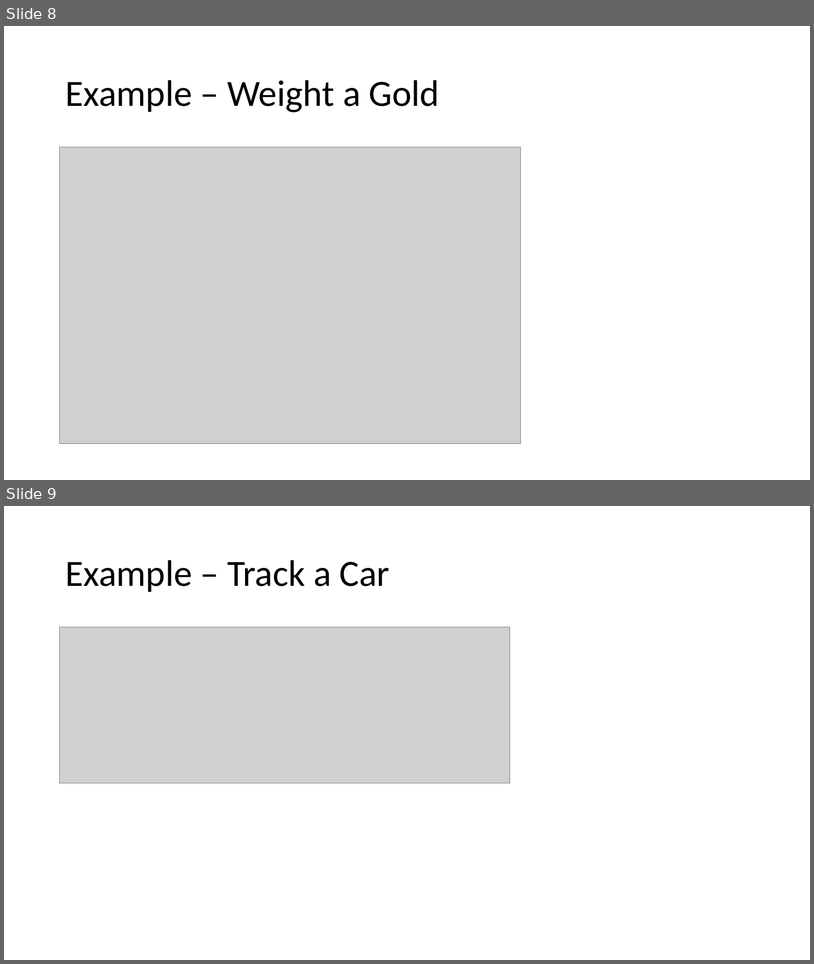
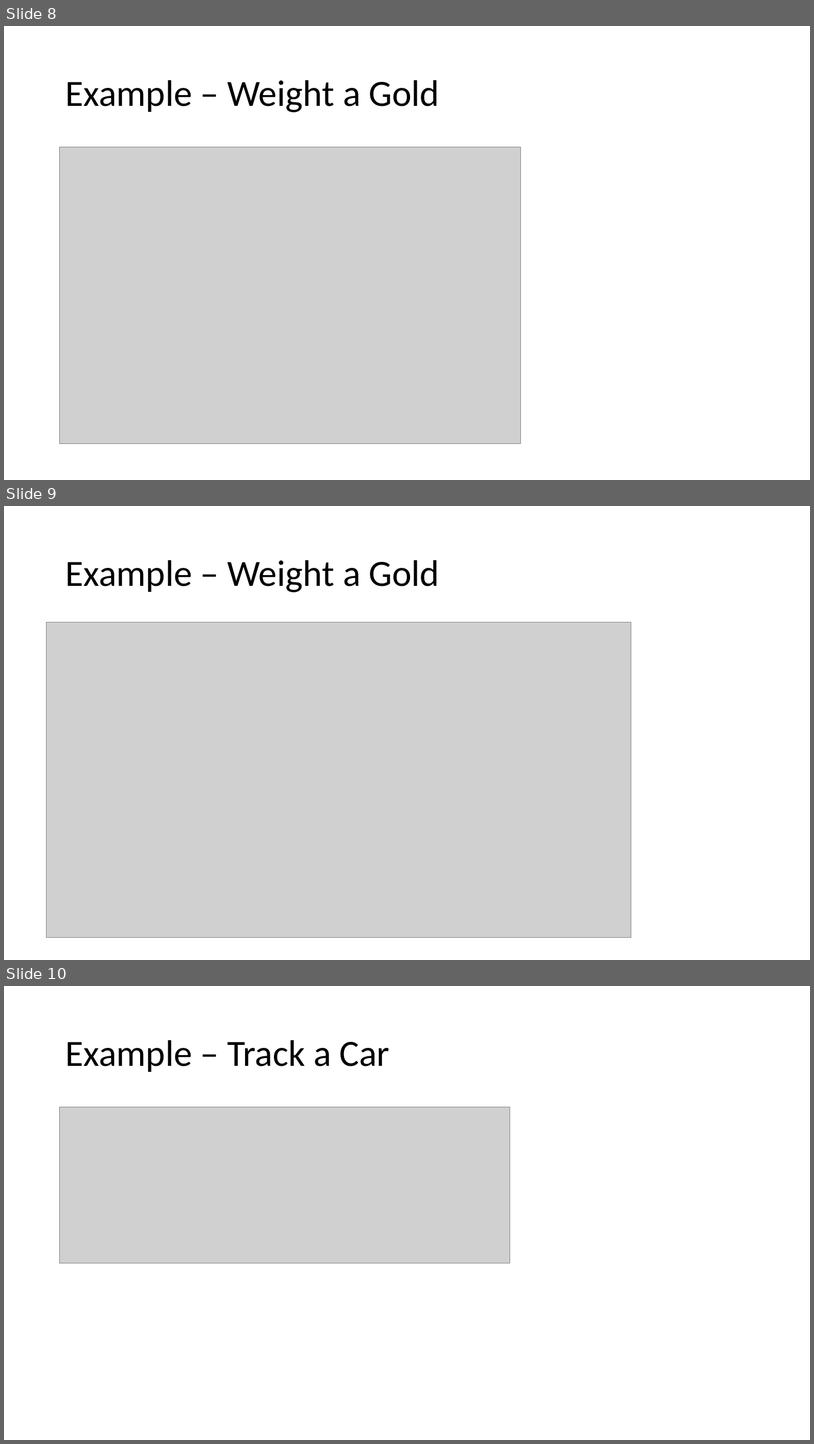
Before and after one commit to jet-w/jet-w.blog, a slide deck: src/.vuepress/public/data/unisa/AdvancedAnalytic1/project/Kalman Filter.pptx. Shown one above the other, each under a label of ours: slides 8 and 9 before the commit, slides 8, 9 and 10 after it. The pictures are 814x964 and 814x1444 pixels, drawn with LibreOffice and Linux fonts; fonts in the diff are those of the drawing; grey boxes stand for pictures. Boxes give left, top, right and bottom in pixels: in the first picture for what was removed or moved away, otherwise in the second. Text is boxed around its words. In the diff, an @@ line names an element or a change of style, - is before the commit and + after.

```diff
--- a/src/.vuepress/public/data/unisa/AdvancedAnalytic1/project/Kalman Filter.pptx
+++ b/src/.vuepress/public/data/unisa/AdvancedAnalytic1/project/Kalman Filter.pptx
@@ slide 9 added at [4, 506, 810, 960], background #FFFFFF @@
@@ title added at [65, 560, 440, 592], 44 pt, text #000000 @@
+Example – Weight a Gold
@@ picture added at [47, 622, 632, 937] @@
@@ what was slide 9 is now slide 10 @@
```
Also in this commit, not shown: 4 slides changed, 2 other slides added, 1 other file.
